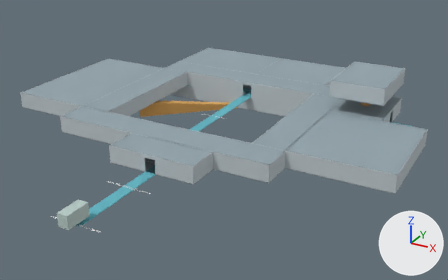
Two versions of the Blender file development/levels/rebuild/structures/wld-10/rough-shell.blend, one commit apart.
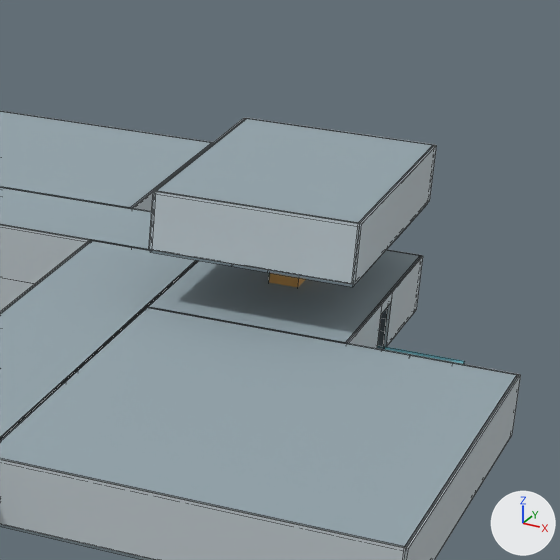
The first picture shows the older version from a 50 mm camera at (85.1, -134.3, 44.6) aimed at (34.3, -41.9, -1.6). The close-ups show the older and then the newer version on the part from 65% to 98% of the width and 11% to 64% of the height of that picture. Only the edits that show in the close-ups are written down. Lighting does not change. The marker at lower right points along +X, +Y and +Z. The close-ups show mesh edges as thin lines.

Names of what the first close-up shows: 'Ceiling cap bell', 'Ceiling cap east', 'Ceiling cap north', 'Ceiling cap refectory', 'Ceiling cap tower-base', 'Ceiling cap vestry', 'Header tower-base E', 'L16 vertical core', 'Wall bell E', 'Wall bell S', 'Wall north S.002', 'Wall refectory E', 'Wall refectory S', 'Wall tower-base E', 'Wall tower-base E.001', 'Wall tower-base S', 'Wall tower-base W.001' and 21 more.
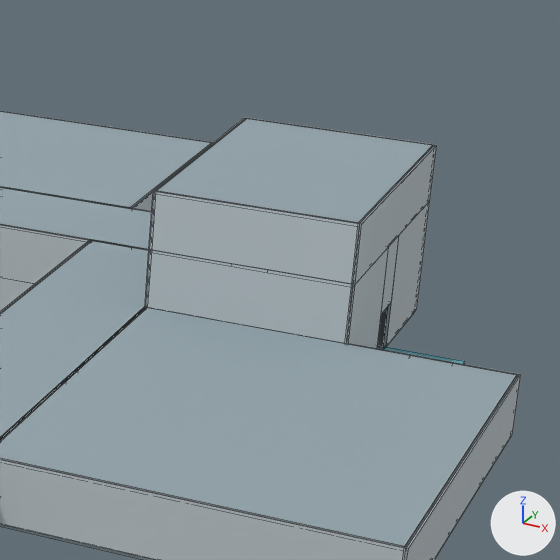
Where the newer file only moved an object's origin or applied its transform, the numbers keep the older frame.

Where the change shows, as pixel boxes (x1, y1, x2, y2) in the close-ups (560 x 560 px):
'Ceiling cap tower-base', deleted
    before: (147, 250, 420, 343)
'Wall tower-base S', rescaled
    before: (148, 307, 344, 343)
    after: (146, 250, 353, 344)
'Wall tower-base E', rescaled (17% wider, 58% taller)
    before: (383, 255, 423, 347)
    after: (383, 201, 430, 347)
'Wall tower-base E.001', rescaled
    before: (346, 303, 382, 348)
    after: (347, 247, 389, 348)
'Header tower-base E', moved, rescaled (36% wider, 229% taller)
    before: (380, 291, 393, 314)
    after: (381, 236, 399, 314)
'L16 vertical core', deleted
    before: (269, 273, 306, 287)
'Wall tower-base W.001', rescaled
    before: (146, 286, 169, 307)
    after: (145, 249, 150, 307)

The change, as a list of edits to the scene's bpy script:
```text
Change me_cube_140:
    used by ob_wall_tower_base_s; location = (55.0, -30.0, 1.5)
    remove me_cube_140.from_pydata(...)  # 8 vertices, 6 faces; spans x -5.0..5.0, y -0.08..0.08, z -1.5..1.5
    add me_cube_140.from_pydata(...)  # 8 vertices, 6 faces; spans x -5.0..5.0, y -0.08..0.08, z -1.5..4.5
    me_cube_140 part 1: the whole mesh is scaled about its middle by (1, 1, 2), then moved by (0.0, 0.0, 1.5)
Change me_cube_142:
    used by ob_wall_tower_base_w_001; location = (50.0, -28.38, 1.5)
    remove me_cube_142.from_pydata(...)  # 8 vertices, 6 faces; spans x -0.08..0.08, y -1.62..1.62, z -1.5..1.5
    add me_cube_142.from_pydata(...)  # 8 vertices, 6 faces; spans x -0.08..0.08, y -1.62..1.62, z -1.5..4.5
    me_cube_142 part 2: the whole mesh is scaled about its middle by (1, 1, 2), then moved by (0.0, 0.0, 1.5)
Change me_cube_145:
    used by ob_wall_tower_base_e; location = (60.0, -19.0, 1.5)
    remove me_cube_145.from_pydata(...)  # 8 vertices, 6 faces; spans x -0.08..0.08, y -3.0..3.0, z -1.5..1.5
    add me_cube_145.from_pydata(...)  # 8 vertices, 6 faces; spans x -0.08..0.08, y -3.0..3.0, z -1.5..4.5
    me_cube_145 part 3: the whole mesh is scaled about its middle by (1, 1, 2), then moved by (0.0, 0.0, 1.5)
Change me_cube_146:
    used by ob_wall_tower_base_e_001; location = (60.0, -27.0, 1.5)
    remove me_cube_146.from_pydata(...)  # 8 vertices, 6 faces; spans x -0.08..0.08, y -3.0..3.0, z -1.5..1.5
    add me_cube_146.from_pydata(...)  # 8 vertices, 6 faces; spans x -0.08..0.08, y -3.0..3.0, z -1.5..4.5
    me_cube_146 part 4: the whole mesh is scaled about its middle by (1, 1, 2), then moved by (0.0, 0.0, 1.5)
Change me_cube_147:
    used by ob_header_tower_base_e; location = (60.0, -23.0, 2.73)
    remove me_cube_147.from_pydata(...)  # 8 vertices, 6 faces; spans x -0.08..0.08, y -1.0..1.0, z -0.28..0.28
    add me_cube_147.from_pydata(...)  # 8 vertices, 6 faces; spans x -0.08..0.08, y -1.0..1.0, z -0.27..3.28
    me_cube_147 part 5: the whole mesh is scaled about its middle by (1, 1, 6.45), then moved by (0.0, 0.0, 1.5)
Remove ob_ceiling_cap_tower_base:
    ob_ceiling_cap_tower_base = bpy.data.objects.new('Ceiling cap tower-base', me_cube_138)
    ob_ceiling_cap_tower_base.location = (55.0, -23.0, 2.92)
Remove ob_l16_vertical_core:
    ob_l16_vertical_core = bpy.data.objects.new('L16 vertical core', me_cube_192)
    ob_l16_vertical_core.location = (55.0, -23.0, 3.0)
```
